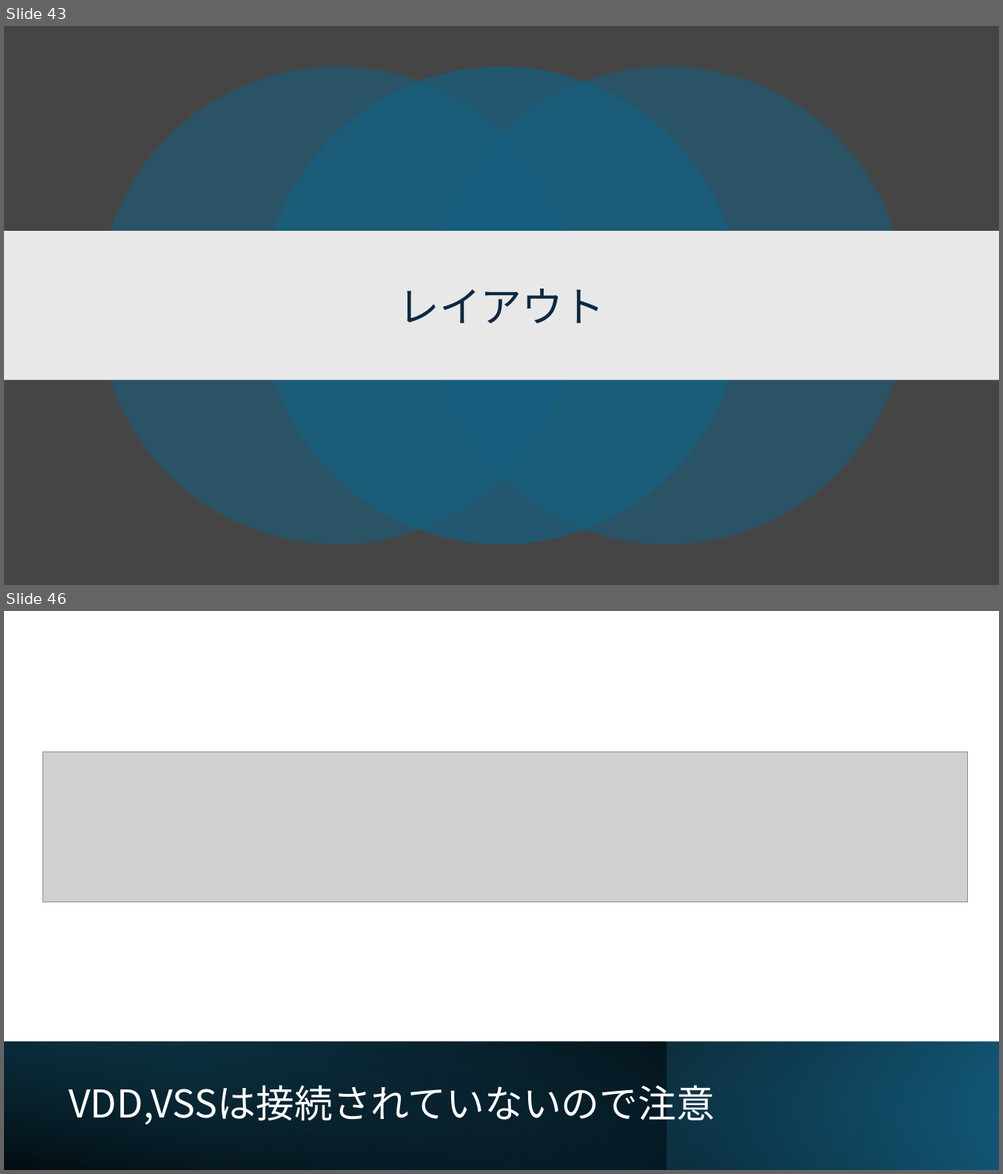
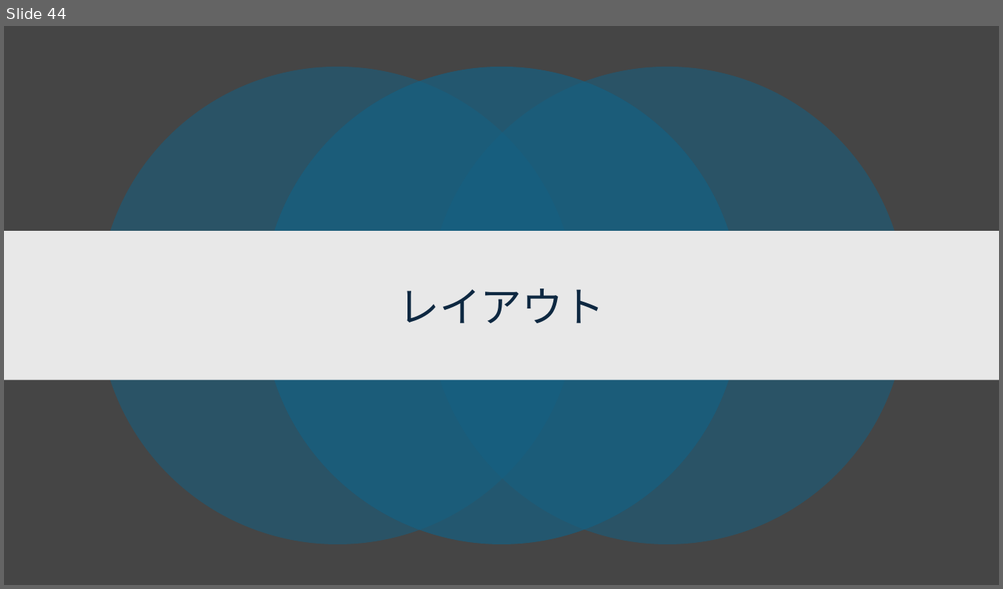
Before and after one commit to ishi-kai/openmpw-transistor-level-examples, a slide deck: TR10/docs/1bit-CPU_TR10.pptx. Shown one above the other, each under a label of ours: slides 43 and 46 before the commit, slide 44 after it; the slides between them are not shown. The pictures are 1003x1174 and 1003x589 pixels, drawn with LibreOffice and Linux fonts; fonts in the diff are those of the drawing; grey boxes stand for pictures. Boxes give left, top, right and bottom in pixels: in the first picture for what was removed or moved away, otherwise in the second. Text is boxed around its words. In the diff, an @@ line names an element or a change of style, - is before the commit and + after.

```diff
--- a/TR10/docs/1bit-CPU_TR10.pptx
+++ b/TR10/docs/1bit-CPU_TR10.pptx
@@ slide 46 removed at (x1=4, y1=611, x2=999, y2=1170), background #FFFFFF @@
@@ picture removed at (x1=42, y1=752, x2=967, y2=902) @@
@@ rectangle removed at (x1=4, y1=1042, x2=999, y2=1170) @@
@@ rectangle removed at (x1=4, y1=1042, x2=666, y2=1170) @@
@@ rectangle removed at (x1=4, y1=1042, x2=999, y2=1170) @@
@@ title removed at (x1=68, y1=1085, x2=714, y2=1125) @@
-VDD,VSSは接続されていないので注意
@@ what was slide 43 is now slide 44 @@
```
Also in this commit, not shown: 2 slides changed, 1 slide added, 2 other slides removed, 1 other file.
